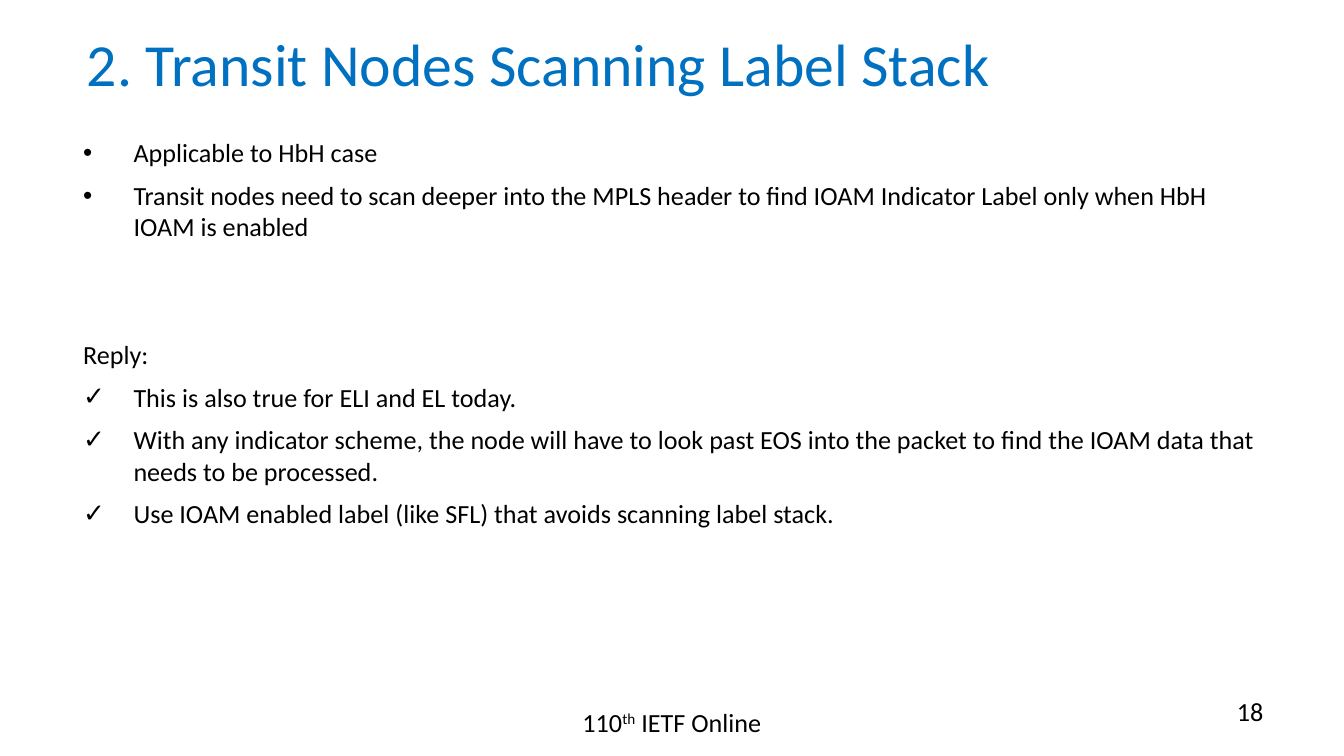
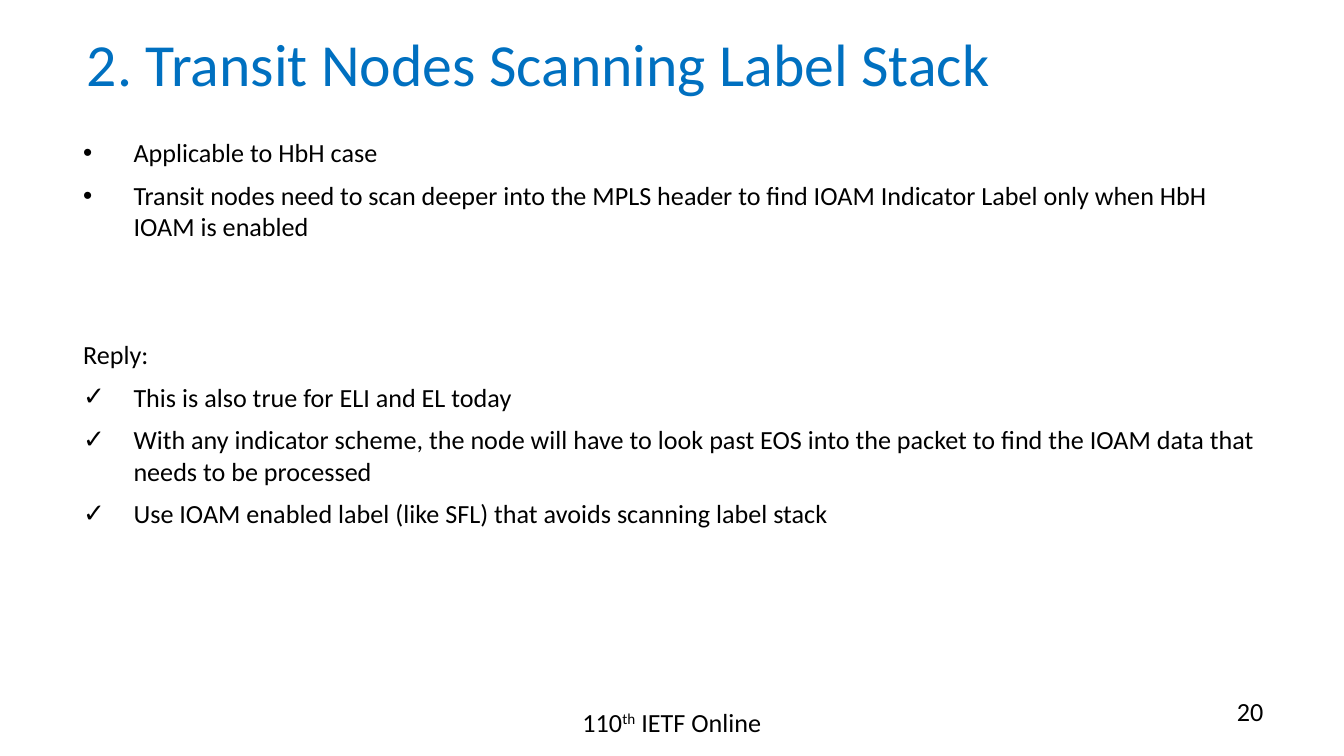
Before and after one commit to rakgandhi/ietf-slides, a slide deck: slide 20 of draft-gandhi-mpls-ioam-sr-05.pptx (slide 18 before the commit). Drawn at 1344x756 pixels with LibreOffice and Linux fonts; fonts in the diff are those of the drawing. Boxes give left, top, right and bottom in pixels: in the first picture for what was removed or moved away, otherwise in the second. Text is boxed around its words. In the diff, an @@ line names an element or a change of style, - is before the commit and + after.

```diff
--- a/draft-gandhi-mpls-ioam-sr-05.pptx
+++ b/draft-gandhi-mpls-ioam-sr-05.pptx
@@ text at (134, 389, 1253, 528): text changed @@
-✓ This is also true for ELI and EL today.
-✓ With any indicator scheme, the node will have to look past EOS into the packet to find the IOAM data that needs to be processed.
-✓ Use IOAM enabled label (like SFL) that avoids scanning label stack.
+✓ This is also true for ELI and EL today
+✓ With any indicator scheme, the node will have to look past EOS into the packet to find the IOAM data that needs to be processed
+✓ Use IOAM enabled label (like SFL) that avoids scanning label stack
@@ page number at (1237, 704, 1263, 721): text changed @@
-18
+20
```
Also in this commit, not shown: 4 other slides changed, 2 slides added, 1 other file.
